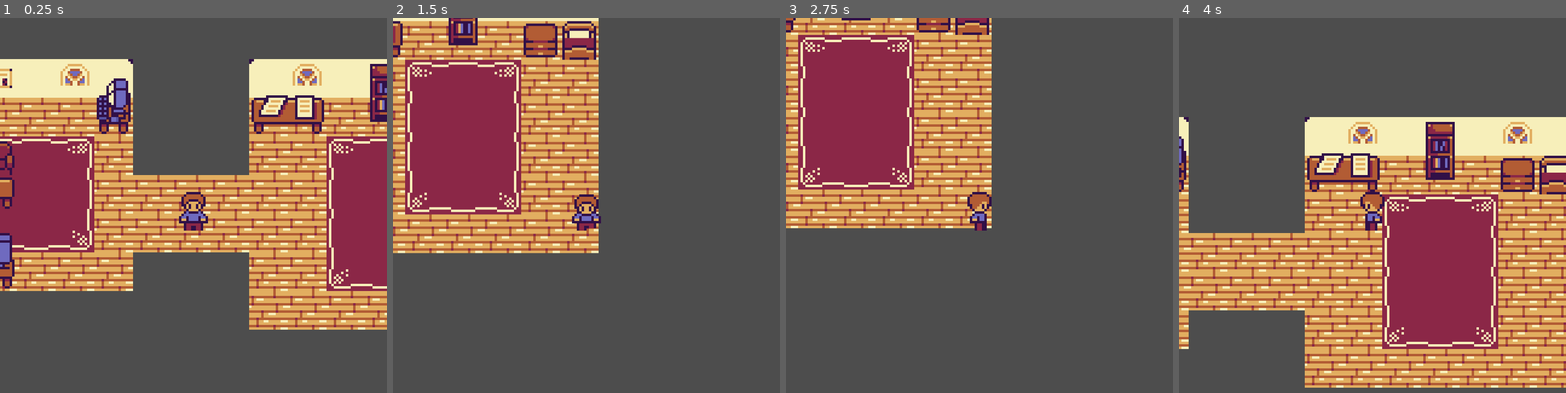
Above: before the commit, frames 1-4 (left to right).
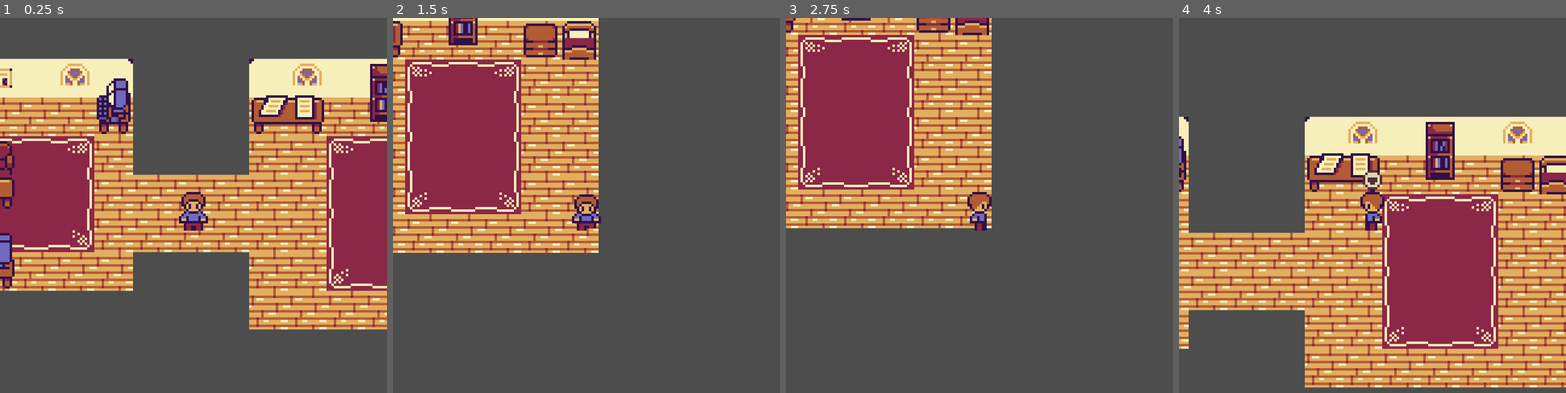
Above: after the commit, the same moments.

Repository: Adityaa-Kumar/PortfolioWebsite
Game: Godot game, scene res://Scene/scene.tscn
Two runs of this game, one before a commit and one after it. Both use one fixed random seed, a clock stepped at 60 frames per second and the inputs below.
Inputs (mouse positions are in pixels of both pictures, inside the frame that each line leads up to):
- Up to frame 1 (0.25 s): no input
- Up to frame 2 (1.5 s): tap Enter at 0.5 s; move the mouse to (671, 190) at 0.52 s; press the mouse at (671, 190) at 0.53 s; hold Right (ui_right) 0.53-1.28 s; move the mouse to (509, 231) at 1.27 s; release the mouse at (509, 231) at 1.28 s; hold Down (ui_down) from 1.28 s (still down); click (509, 231) at 1.35 s
- Up to frame 3 (2.75 s): tap Space at 2 s; move the mouse to (1018, 126) at 2.02 s; release Down (ui_down) at 2.03 s; press the mouse at (1018, 126) at 2.03 s; hold Right (ui_right) from 2.03 s (still down)
- Up to frame 4 (4 s): tap Enter at 2.75 s; move the mouse to (1353, 288) at 2.77 s; release Right (ui_right) at 2.78 s; release the mouse at (1353, 288) at 2.78 s; hold Up (ui_up) 2.78-3.53 s; click (1353, 288) at 2.85 s; tap Space at 3.5 s; move the mouse to (1488, 269) at 3.52 s; press the mouse at (1488, 269) at 3.53 s; hold Left (ui_left) from 3.53 s (still down)

The runs differ from the first frame. In frame 1, 4.7% of the frame differs, in the area x 0-100%, y 10-84%; in frame 2, 2.8%; in frame 3, 0.1%; in frame 4, 5.4%, in the area x 0-100%, y 26-99%.

Commit message:
New assets

Diff:
--- a/PortfolioWebsite/Scene/character.tscn
+++ b/PortfolioWebsite/Scene/character.tscn
@@ -1,7 +1,8 @@
-[gd_scene load_steps=25 format=3 uid="uid://ccellp4xe18y2"]
+[gd_scene load_steps=26 format=3 uid="uid://ccellp4xe18y2"]
 
 [ext_resource type="Script" uid="uid://cb185lyps1n0j" path="res://Scripts/character.gd" id="1_b6o27"]
 [ext_resource type="Texture2D" uid="uid://q0cbrw7seuj6" path="res://Assets/Sprite-0001.png" id="1_snjih"]
+[ext_resource type="Texture2D" uid="uid://d348ev2xdpr2w" path="res://Assets/UI_TravelBook_Spritesheet01a.png" id="3_tgux0"]
 
 [sub_resource type="AtlasTexture" id="AtlasTexture_b6o27"]
 atlas = ExtResource("1_snjih")
@@ -203,3 +204,23 @@
 
 [node name="Camera2D" type="Camera2D" parent="."]
 scale = Vector2(-5.28, -2.24)
+
+[node name="Interactible" type="Sprite2D" parent="."]
+visible = false
+z_index = 1
+position = Vector2(0, -13)
+texture = ExtResource("3_tgux0")
+region_enabled = true
+region_rect = Rect2(116, 756, 8, 8)
+
+[node name="Area2D" type="Area2D" parent="."]
+collision_layer = 2
+collision_mask = 2
+
+[node name="CollisionShape2D2" type="CollisionShape2D" parent="Area2D"]
+z_index = 1
+scale = Vector2(1.4800016, 1.4800016)
+shape = SubResource("CapsuleShape2D_cmtgg")
+
+[connection signal="area_entered" from="Area2D" to="." method="_on_area_2d_area_entered"]
+[connection signal="area_exited" from="Area2D" to="." method="_on_area_2d_area_exited"]
--- a/PortfolioWebsite/Scene/scene.tscn
+++ b/PortfolioWebsite/Scene/scene.tscn
@@ -1773,6 +1773,7 @@
 [node name="Scene" type="Node2D"]
 
 [node name="TileMapLayer1" type="TileMapLayer" parent="."]
+position = Vector2(0, -0.1368103)
 tile_map_data = PackedByteArray("AAAEAAQAAAAaAAAAAAAFAAQAAAAZAAAAAAAKAAQAAAAcAAAAAAAGAAQAAAAbAAAAAAAHAAQAAAAhAAEAAAAIAA …(2432 unchanged characters)…
 tile_set = SubResource("TileSet_dxec3")
 
@@ -1802,3 +1803,33 @@
 [node name="Area2D5" parent="." instance=ExtResource("3_dxec3")]
 position = Vector2(280, 78)
 scale = Vector2(0.59998, 1.2)
+
+[node name="Area2D6" parent="." groups=["Interaction"] instance=ExtResource("3_dxec3")]
+position = Vector2(120.05274, 142.42192)
+scale = Vector2(0.8059879, 0.789546)
+collision_layer = 2
+collision_mask = 2
+
+[node name="Area2D7" parent="." groups=["Interaction"] instance=ExtResource("3_dxec3")]
+position = Vector2(168, 83.5146)
+scale = Vector2(0.9116183, 1.6153771)
+collision_layer = 2
+collision_mask = 2
+
+[node name="Area2D8" parent="." groups=["Interaction"] instance=ExtResource("3_dxec3")]
+position = Vector2(312, 88)
+scale = Vector2(0.9199854, 0.92066604)
+collision_layer = 2
+collision_mask = 2
+
+[node name="Area2D9" parent="." groups=["Interaction"] instance=ExtResource("3_dxec3")]
+position = Vector2(240, 87)
+scale = Vector2(1.8026118, 1.0238404)
+collision_layer = 2
+collision_mask = 2
+
+[node name="Area2D10" parent="." groups=["Interaction"] instance=ExtResource("3_dxec3")]
+position = Vector2(280, 78)
+scale = Vector2(0.7599605, 1.5971333)
+collision_layer = 2
+collision_mask = 2
--- a/PortfolioWebsite/Scripts/character.gd
+++ b/PortfolioWebsite/Scripts/character.gd
@@ -5,6 +5,7 @@
 @export var friction: float = 10.0
 @onready var tile_map_layer_1: TileMapLayer = $"../TileMapLayer1"
 @onready var tile_map_layer_2: TileMapLayer = $"../TileMapLayer2"
+@onready var interactible: Sprite2D = $Interactible
 
 var input_vector: Vector2
 var astar_grid: AStarGrid2D
@@ -105,13 +106,13 @@
 func handle_input():
 	input_vector = Vector2.ZERO
 
-	if Input.is_action_pressed("ui_up") or Input.is_action_pressed("move_up"):
+	if Input.is_action_pressed("ui_up"):
 		input_vector.y -= 1
-	if Input.is_action_pressed("ui_down") or Input.is_action_pressed("move_down"):
+	if Input.is_action_pressed("ui_down"):
 		input_vector.y += 1
-	if Input.is_action_pressed("ui_left") or Input.is_action_pressed("move_left"):
+	if Input.is_action_pressed("ui_left"):
 		input_vector.x -= 1
-	if Input.is_action_pressed("ui_right") or Input.is_action_pressed("move_right"):
+	if Input.is_action_pressed("ui_right"):
 		input_vector.x += 1
 
 	input_vector = input_vector.normalized()
@@ -201,3 +202,12 @@
 
 func get_facing_direction() -> Vector2:
 	return velocity.normalized() if velocity.length() > 10 else last_facing_dir
+
+
+func _on_area_2d_area_entered(area: Area2D) -> void:
+	if area.is_in_group("Interaction"):
+		interactible.visible = true
+
+func _on_area_2d_area_exited(area: Area2D) -> void:
+	if area.is_in_group("Interaction"):
+		interactible.visible = false
--- a/PortfolioWebsite/project.godot
+++ b/PortfolioWebsite/project.godot
@@ -22,6 +22,10 @@
 window/size/window_width_override=640
 window/size/window_height_override=640
 window/stretch/mode="canvas_items"
+
+[global_group]
+
+Interaction=""
 
 [input]
 
Binary file added: PortfolioWebsite/Assets/UI_TravelBookAnimated_Spritesheet01a.png
Not shown, added: PortfolioWebsite/Assets/UI_TravelBookAnimated_Spritesheet01a.png.import
Binary file added: PortfolioWebsite/Assets/UI_TravelBook_Spritesheet01a.png
Not shown, added: PortfolioWebsite/Assets/UI_TravelBook_Spritesheet01a.png.import
Binary file added: PortfolioWebsite/Assets/UI_TravelBook_SpritesheetInfo01a.png
Not shown, added: PortfolioWebsite/Assets/UI_TravelBook_SpritesheetInfo01a.png.import
